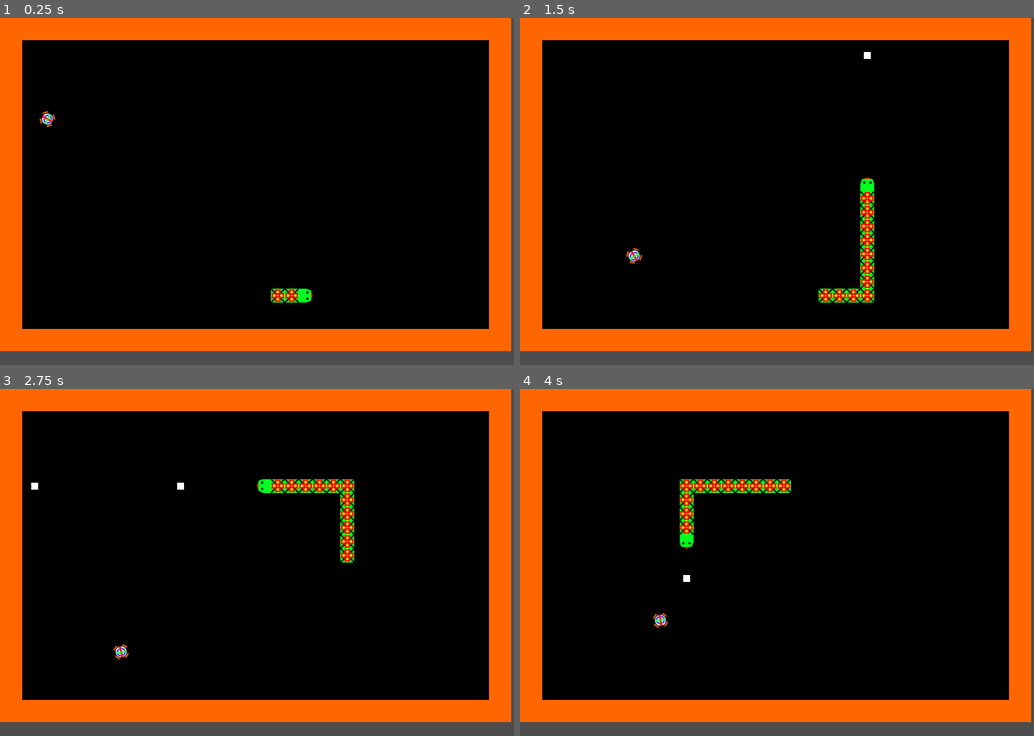
Above: before the commit, frames 1-4 (two rows, left to right).
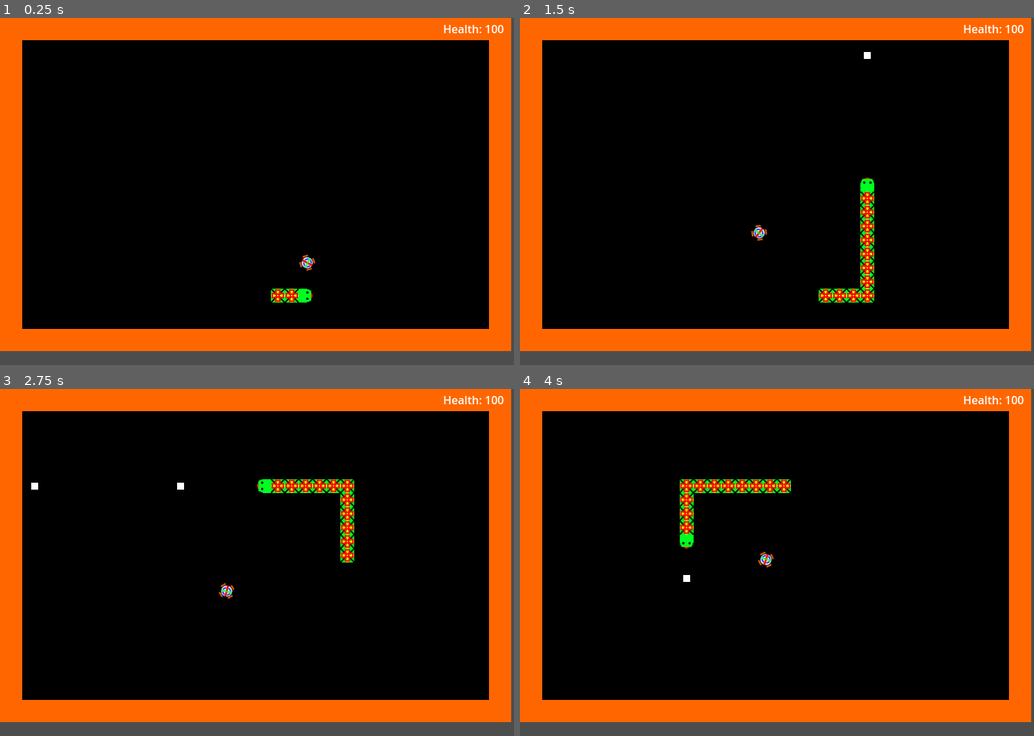
Above: after the commit, the same moments.

Repository: kylemsguy/ShootySnake2
Game: Godot game, scene res://levels/Level1.tscn
The game is run twice, just before and just after one commit, with the same random seed, the same clock (stepped at 60 frames per second) and the same inputs.
Inputs:
- Up to frame 1 (0.25 s): no input
- Up to frame 2 (1.5 s): hold Space (shoot) 0.53-1.28 s; hold Up (up) from 0.53 s (still down); tap Space (shoot) at 1.35 s
- Up to frame 3 (2.75 s): release Up (up) at 2.03 s; hold Left (left) from 2.03 s (still down); hold Space (shoot) from 2.03 s (still down)
- Up to frame 4 (4 s): release Space (shoot) at 2.78 s; tap Space (shoot) at 2.85 s; release Left (left) at 3.53 s; hold Down (down) from 3.53 s (still down); hold Space (shoot) from 3.53 s (still down)

The runs differ from the first frame. In frame 1, 0.3% of the frame differs, in the area x 7-98%, y 2-73%; in frame 2, 0.3%, in the area x 20-98%, y 2-71%; in frame 3, 0.3%; in frame 4, 0.3%.

Commit message:
Added health and trying to fix collision

Diff:
--- a/entities/food/food.gd
+++ b/entities/food/food.gd
@@ -4,8 +4,10 @@
 const spinspeed = 10
 var time = 0
 
+var food_sound = load("res://sound/sfx/boom.wav")
+
 func launch_random_velocity():
-	var difficulty = Global.difficulty
+	var difficulty = PlayerVariables.difficulty
 	var rand_x = rng.randf_range(-difficulty, difficulty)
 	var rand_y = rng.randf_range(-difficulty, difficulty)
 	linear_velocity.x = rand_x
@@ -31,4 +33,7 @@
 	if collision:
 		print("Food: ", collision.get_collider().name)
 		if collision.get_collider().name == "Bullet":
+			# TODO: fix detecting collision with bullet (sometimes it shows up as @RigidBody2D@45
+			PlayerVariables.update_health(10)
+			get_parent().spawn_food()
 			queue_free()
--- a/entities/snake/bullet.gd
+++ b/entities/snake/bullet.gd
@@ -16,5 +16,8 @@
 	var movement = linear_velocity * delta
 	var collision = move_and_collide(movement)
 	if collision:
-		print("bullet:", collision.get_collider().name)
+		var collided_name = collision.get_collider().name
+		print("bullet: ", collided_name)
+		if collided_name != "wall":
+			get_parent().play_boom()
 		queue_free()
--- a/entities/snake/bullet.tscn
+++ b/entities/snake/bullet.tscn
@@ -6,7 +6,6 @@
 [sub_resource type="RectangleShape2D" id="RectangleShape2D_w08df"]
 
 [node name="Bullet" type="RigidBody2D"]
-collision_layer = 2
 collision_mask = 7
 gravity_scale = 1.66533e-16
 script = ExtResource("1_hl3ao")
--- a/entities/snake/snake.gd
+++ b/entities/snake/snake.gd
@@ -1,11 +1,12 @@
 extends Node
+
+# TODO: Implement collisions for snake head against tail, wall, bullet against tail
 
 var snake_body_template = load("res://entities/snake/snake_body.tscn")
 var bullet_template = load("res://entities/snake/bullet.tscn")
 var pew_sfx = load("res://sound/sfx/pew.wav")
 var boom_sfx = load("res://sound/sfx/boom.wav")
 
-var health = 100
 var new_snake_segments = []
 var snake_segments = []
 var last_moved = 0
@@ -45,7 +46,16 @@
 	bullet.position = position
 	bullet.linear_velocity = velocity
 	add_child(bullet)
-	$AudioStreamPlayer2D.set_stream(pew_sfx)
+	_play_sfx(pew_sfx)
+
+
+func play_boom():
+	$AudioStreamPlayer2D2.stop()
+	$AudioStreamPlayer2D2.set_stream(boom_sfx)
+	$AudioStreamPlayer2D2.play()
+
+func _play_sfx(sfx):
+	$AudioStreamPlayer2D.set_stream(sfx)
 	$AudioStreamPlayer2D.play()
 
 func _rotate(direction):
--- a/entities/snake/snake.tscn
+++ b/entities/snake/snake.tscn
@@ -11,3 +11,5 @@
 
 [node name="AudioStreamPlayer2D" type="AudioStreamPlayer2D" parent="."]
 stream = ExtResource("3_d8sj0")
+
+[node name="AudioStreamPlayer2D2" type="AudioStreamPlayer2D" parent="."]
--- a/global.gd
+++ b/global.gd
@@ -1,6 +1,5 @@
 extends Node
 
-var difficulty = 100
 const relaunch_interval = 100
 
 enum MOVE_SET {LEFT, RIGHT, UP, DOWN}
--- a/levels/Level1.gd
+++ b/levels/Level1.gd
@@ -9,13 +9,16 @@
 
 var snake = null
 
+func spawn_food():
+	var food = food_template.instantiate()
+
+	food.position.x = randi_range(20, 700)
+	food.position.y = randi_range(20, 400)
+	add_child(food)
 
 # Called when the node enters the scene tree for the first time.
 func _ready():
-	var food = food_template.instantiate()
-	food.position.x = 100
-	food.position.y = 100
-	add_child(food)
+	spawn_food()
 
 	snake = snake_template.instantiate()
 	snake.position.x = 400
@@ -26,6 +29,7 @@
 # Called every frame. 'delta' is the elapsed time since the previous frame.
 func _process(delta):
 	var shooting = Input.is_action_pressed("shoot")
+	$ScoreLabel.text = "Health: " + str(PlayerVariables.health)
 	snake.queue_shoot(shooting)
 	if Input.is_action_just_pressed("up"):
 		snake.queue_rotate(Global.MOVE_SET.UP)
--- a/levels/Level1.tscn
+++ b/levels/Level1.tscn
@@ -20,3 +20,13 @@
 use_parent_material = true
 tile_map_data = PackedByteArray("AAACAAIAAQAAAAAAAAACAAMAAQAAAAEAAAACAAQAAQAAAAAAAAACAAUAAQAAAAEAAAACAAYAAQAAAAAAAAACAA …(17392 unchanged characters)…
 tile_set = ExtResource("1_w2lhy")
+
+[node name="ScoreLabel" type="Label" parent="."]
+offset_left = 626.0
+offset_top = 4.0
+offset_right = 726.0
+offset_bottom = 27.0
+text = "Health: Error"
+horizontal_alignment = 2
+
+[node name="AudioStreamPlayer2D" type="AudioStreamPlayer2D" parent="."]
--- a/player_variables.gd
+++ b/player_variables.gd
@@ -1,6 +1,14 @@
 extends Node
 
 var health = 100
+var difficulty = 100
+
+
+func update_health(new_health):
+	if health + new_health > 100:
+		health = 100
+	else:
+		health +- new_health
 
 # Called when the node enters the scene tree for the first time.
 func _ready():
